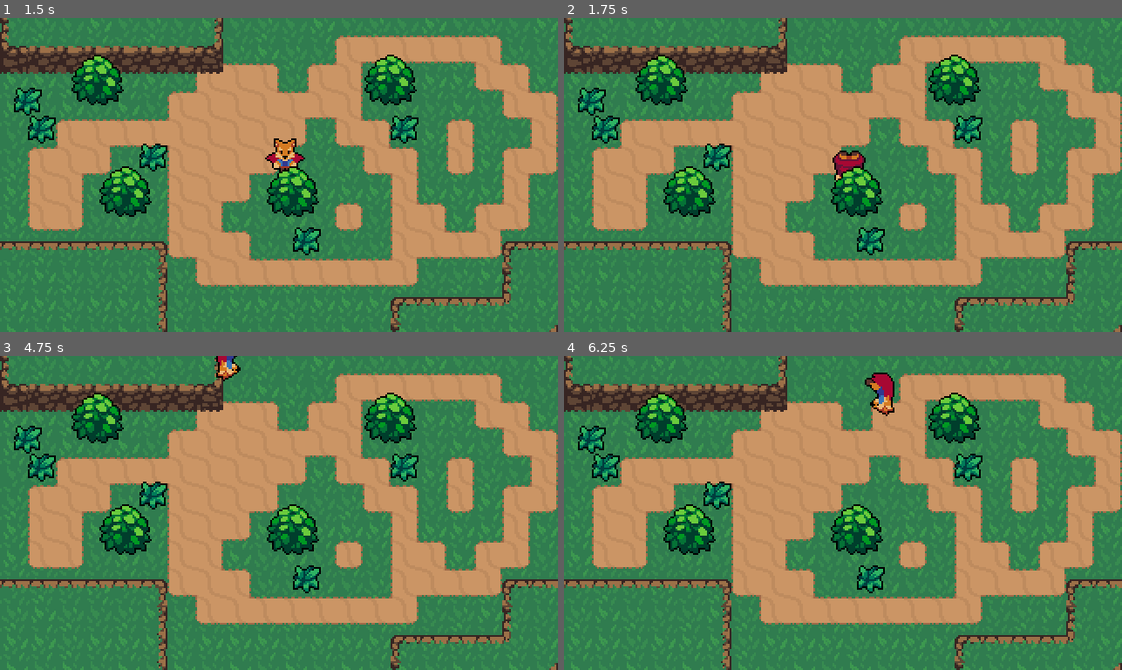
Above: before the commit, frames 1-4 (two rows, left to right).
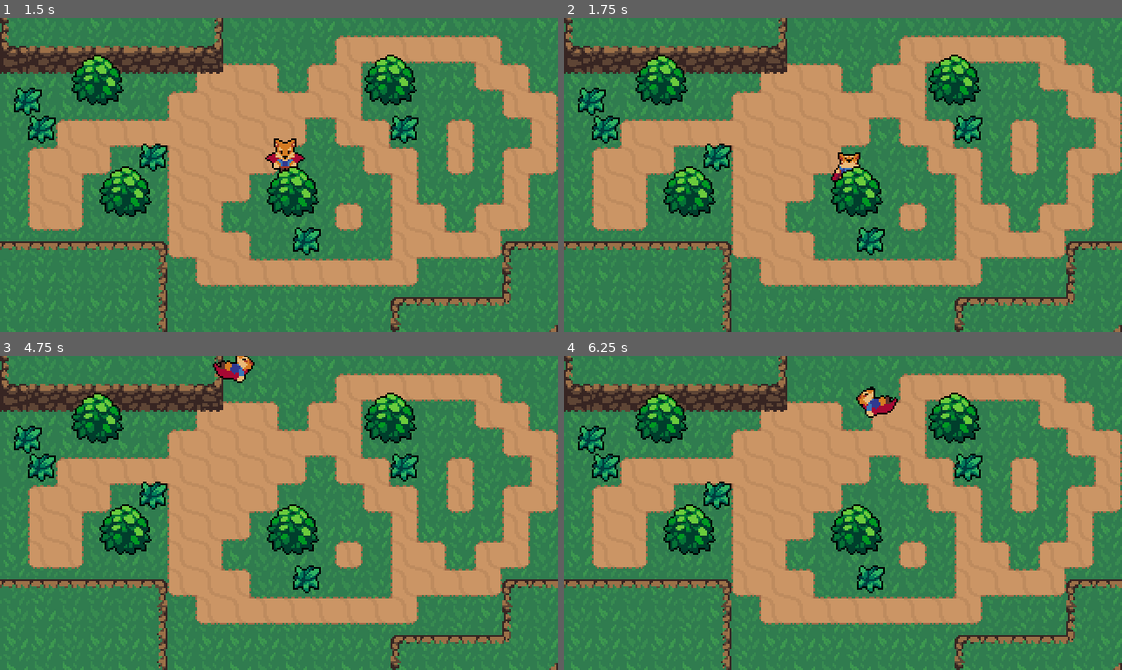
Above: after the commit, the same moments.

Repository: acbarker19/Godot-Action-RPG
Game: Godot game, scene res://World.tscn
The game is run twice, just before and just after one commit, with the same random seed, the same clock (stepped at 60 frames per second) and the same inputs.
Inputs:
- Up to frame 1 (1.5 s): tap Enter at 0.5 s; hold Right (ui_right) 0.53-1.28 s; tap X (attack) at 0.6 s; hold Down (ui_down) from 1.28 s (still down); tap K (roll) at 1.35 s
- Up to frame 2 (1.75 s): keep holding Down (ui_down)
- Up to frame 3 (4.75 s): release Down (ui_down) at 2.03 s; hold Right (ui_right) 2.03-2.78 s; tap X (attack) at 2.1, 3.6 s; hold Up (ui_up) 2.78-3.53 s; tap K (roll) at 2.85, 4.35 s; hold Left (ui_left) from 3.53 s (still down)
- Up to frame 4 (6.25 s): release Left (ui_left) at 5.03 s; hold Down (ui_down) 5.03-5.78 s; tap X (attack) at 5.1 s; hold Right (ui_right) from 5.78 s (still down); tap K (roll) at 5.85 s

Frame 1 is identical in both runs. In frame 2, 0.3% of the frame differs, in the area x 47-55%, y 42-53%; in frame 3, 0.5%; in frame 4, 0.7%, in the area x 52-60%, y 5-20%.

Commit message:
Fixed Rolling Animation Frames

Diff:
--- a/Player/Player.tscn
+++ b/Player/Player.tscn
@@ -301,7 +301,7 @@
 "times": PoolRealArray( 0, 0.1, 0.2, 0.3, 0.4 ),
 "transitions": PoolRealArray( 1, 1, 1, 1, 1 ),
 "update": 1,
-"values": [ 55, 55, 56, 57, 58 ]
+"values": [ 55, 56, 57, 58, 59 ]
 }
 tracks/1/type = "method"
 tracks/1/path = NodePath(".")
@@ -331,7 +331,7 @@
 "times": PoolRealArray( 0, 0.1, 0.2, 0.3, 0.4 ),
 "transitions": PoolRealArray( 1, 1, 1, 1, 1 ),
 "update": 1,
-"values": [ 50, 50, 51, 52, 53 ]
+"values": [ 50, 51, 52, 53, 54 ]
 }
 tracks/1/type = "method"
 tracks/1/path = NodePath(".")
@@ -361,7 +361,7 @@
 "times": PoolRealArray( 0, 0.1, 0.2, 0.3, 0.4 ),
 "transitions": PoolRealArray( 1, 1, 1, 1, 1 ),
 "update": 1,
-"values": [ 40, 40, 41, 42, 43 ]
+"values": [ 40, 41, 42, 43, 44 ]
 }
 tracks/1/type = "method"
 tracks/1/path = NodePath(".")
@@ -610,7 +610,7 @@
 position = Vector2( 0, -9 )
 texture = ExtResource( 2 )
 hframes = 60
-frame = 18
+frame = 59
 
 [node name="CollisionShape2D" type="CollisionShape2D" parent="."]
 rotation = -1.5708
@@ -645,7 +645,6 @@
 
 [node name="HitboxPivot" type="Position2D" parent="."]
 position = Vector2( 0, -4 )
-rotation = 1.5708
 
 [node name="SwordHitbox" parent="HitboxPivot" instance=ExtResource( 3 )]
 position = Vector2( 15, 0 )
